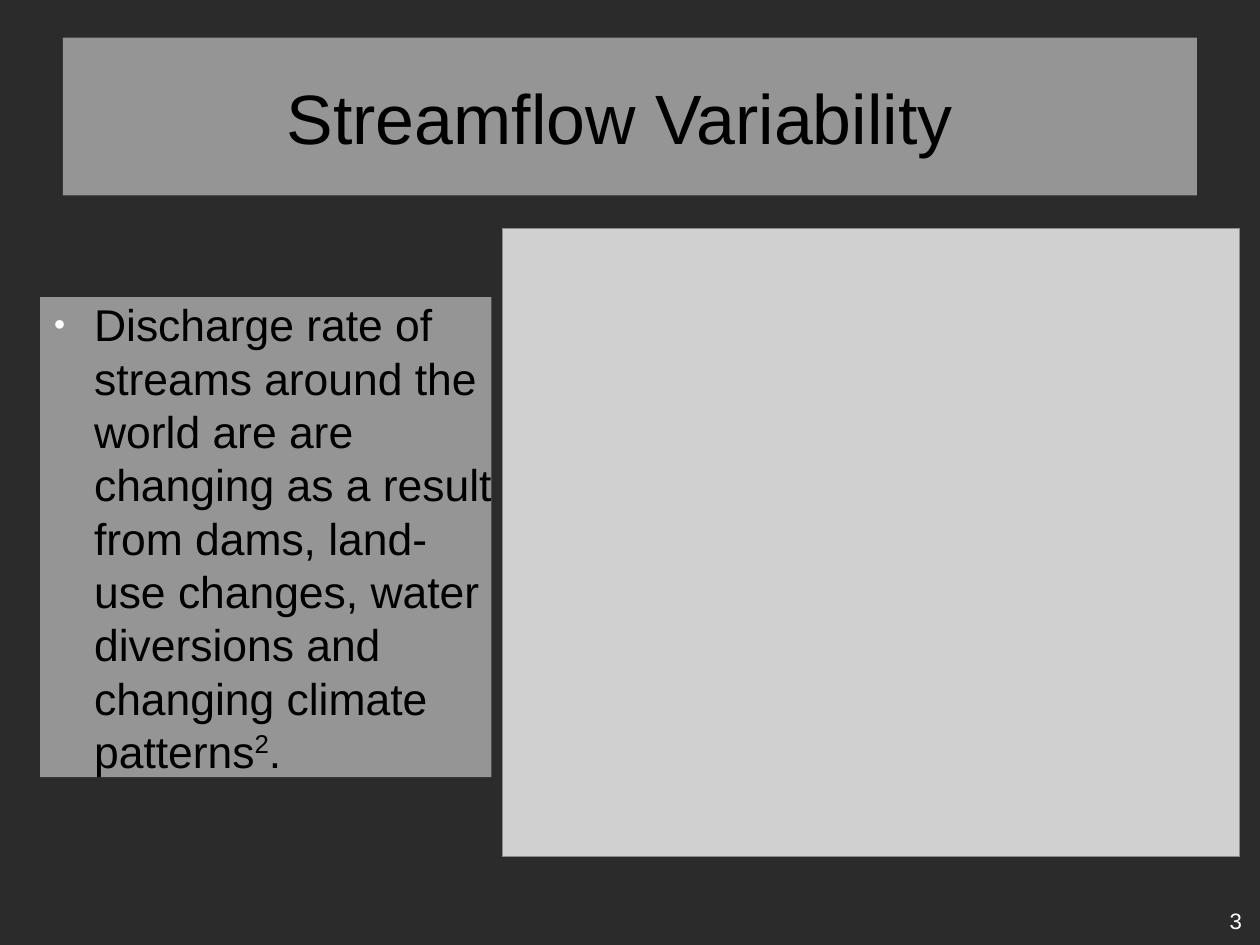
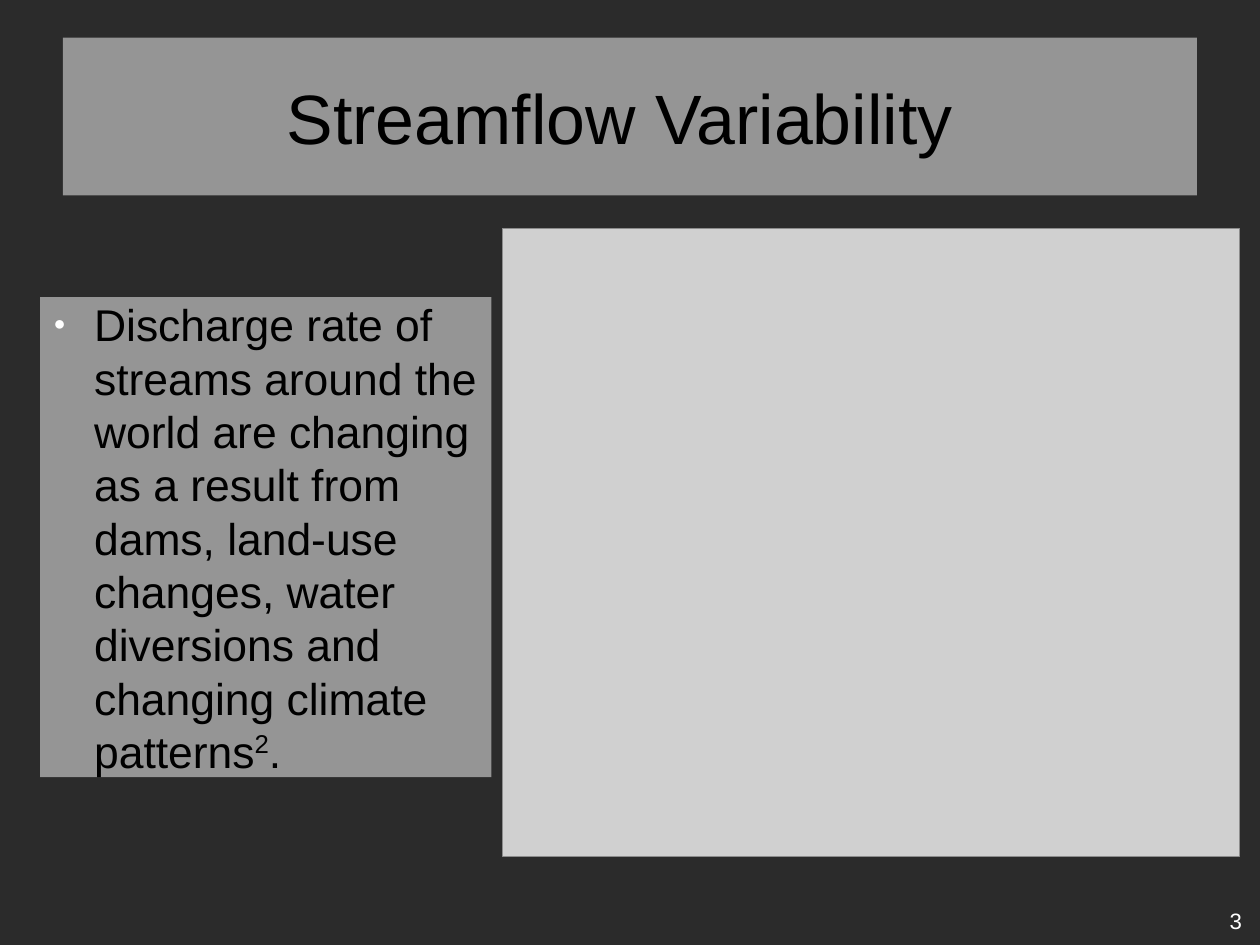
Before and after one commit to ActIII03/CS162, a slide deck: slide 3 of unist_286D/doc/research_paper/Presentation.odp. Drawn at 1260x945 pixels with LibreOffice and Linux fonts; fonts in the diff are those of the drawing; grey boxes stand for pictures; background and template pictures are left out; a plain dark background stands for a picture behind light text. Boxes give left, top, right and bottom in pixels: in the first picture for what was removed or moved away, otherwise in the second. Text is boxed around its words. In the diff, an @@ line names an element or a change of style, - is before the commit and + after.

Commit message:
Update

```diff
--- a/unist_286D/doc/research_paper/Presentation.odp
+++ b/unist_286D/doc/research_paper/Presentation.odp
@@ text at [94,309,477,724]: text changed @@
-● Discharge rate of streams around the world are are changing as a result from dams, land-use changes, water diversions and changing climate patterns2.
+● Discharge rate of streams around the world are changing as a result from dams, land-use changes, water diversions and changing climate patterns2.
```
